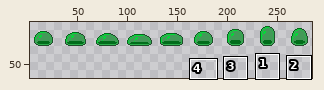
File history of a sprite sheet, core/assets/characters/images/GreenSlimeSS.png. Above: a wide view before the commit, with the close-up outlined.
Close-up. Old version:
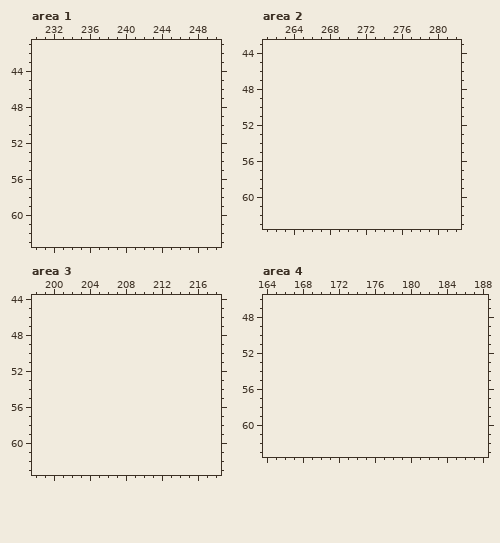
The file is 288x32 pixels. Shown: area 1: x 230..250, y 41..63; area 2: x 261..282, y 43..63; area 3: x 198..218, y 44..63; area 4: x 164..188, y 46..63. The old version is drawn lined up with the new one, on the new canvas. The wide view leaves out empty margins. The commit also changed other parts of the picture, which this record leaves out.
New version:
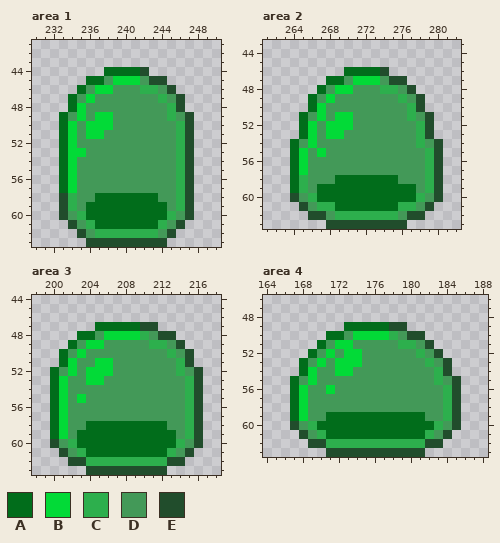
Palette (. is transparent): A #016d1b  B #02da37  C #2daf4d  D #439958  E #214d2c
The exact change:
canvas 288x32 -> 288x64
--- area 1
@@ x 230..250 @@
 43 .....................
-44 .....................
-45 .....................
-46 .....................
-47 .....................
-48 .....................
-49 .....................
-50 .....................
-51 .....................
-52 .....................
-53 .....................
-54 .....................
-55 .....................
-56 .....................
-57 .....................
-58 .....................
-59 .....................
-60 .....................
-61 .....................
-62 .....................
-63 .....................
+44 ........AAAAE........
+45 ......AADBBBDEE......
+46 .....ADBBDDDCCDE.....
+47 ....ADBDDDDDDDCDE....
+48 ....ABDDDDDDDDDCE....
+49 ...ADBDBBDDDDDDCDE...
+50 ...ABDBBBDDDDDDDCE...
+51 ...ABDBBDDDDDDDDCE...
+52 ...ABDDDDDDDDDDDCE...
+53 ...ABBDDDDDDDDDDCE...
+54 ...ABDDDDDDDDDDDCE...
+55 ...ABDDDDDDDDDDDCE...
+56 ...ABDDDDDDDDDDDCE...
+57 ...ABDDDDDDDDDDDCE...
+58 ...ECDDAAAAAAADDCE...
+59 ...ECDAAAAAAAAADCE...
+60 ...EDCAAAAAAAAACDE...
+61 ....EDCAAAAAAACDE....
+62 .....EDCCCCCCCDE.....
+63 ......EEEEEEEEE......
--- area 2
@@ x 261..282 @@
 45 ......................
-46 ......................
-47 ......................
-48 ......................
-49 ......................
-50 ......................
-51 ......................
-52 ......................
-53 ......................
-54 ......................
-55 ......................
-56 ......................
-57 ......................
-58 ......................
-59 ......................
-60 ......................
-61 ......................
-62 ......................
-63 ......................
+46 .........AAAAE........
+47 .......AADBBBDEE......
+48 ......ADBBDDDCCDE.....
+49 .....ADBDDDDDDDCDE....
+50 .....ABDDDDDDDDDCE....
+51 ....ADBDBBDDDDDDCDE...
+52 ....ABDBBBDDDDDDDCE...
+53 ....ABDBBDDDDDDDDCE...
+54 ...ADBDDDDDDDDDDDCDE..
+55 ...ABDBDDDDDDDDDDDCE..
+56 ...ABDDDDDDDDDDDDDCE..
+57 ...ABDDDDDDDDDDDDDCE..
+58 ...ACDDDAAAAAAADDDCE..
+59 ...ACDAAAAAAAAAAADCE..
+60 ...EDCAAAAAAAAAAACDE..
+61 ....EDCCAAAAAAACCDE...
+62 .....EEDCCCCCCCDEE....
+63 .......EEEEEEEEE......
--- area 3
@@ x 198..218 @@
 46 .....................
-47 .....................
-48 .....................
-49 .....................
-50 .....................
-51 .....................
-52 .....................
-53 .....................
-54 .....................
-55 .....................
-56 .....................
-57 .....................
-58 .....................
-59 .....................
-60 .....................
-61 .....................
-62 .....................
-63 .....................
+47 .......AAAAAEE.......
+48 .....AADBBBBCDEE.....
+49 ....ADBBDDDDDCCDE....
+50 ...ADBDDDDDDDDDCDE...
+51 ...ABDDBBDDDDDDDCE...
+52 ..ADBDBBBDDDDDDDCDE..
+53 ..ABDDBBDDDDDDDDDCE..
+54 ..ABDDDDDDDDDDDDDCE..
+55 ..ABDBDDDDDDDDDDDCE..
+56 ..ABDDDDDDDDDDDDDCE..
+57 ..ABDDDDDDDDDDDDDCE..
+58 ..ABDDAAAAAAAAADDCE..
+59 ..ABDAAAAAAAAAAADCE..
+60 ..EDCAAAAAAAAAAACDE..
+61 ...EDCAAAAAAAAACDE...
+62 ....EECCCCCCCCCEE....
+63 ......EEEEEEEEE......
--- area 4
@@ x 164..188 @@
 48 .........................
-49 .........................
-50 .........................
-51 .........................
-52 .........................
-53 .........................
-54 .........................
-55 .........................
-56 .........................
-57 .........................
-58 .........................
-59 .........................
-60 .........................
-61 .........................
-62 .........................
-63 .........................
+49 .........AAAAAEE.........
+50 .......AADBBBBCDEE.......
+51 ......ADBBDDDDDCCDE......
+52 .....ADBDBBDDDDDDCDE.....
+53 ....ADBDBBBDDDDDDDCDE....
+54 ....ABDDBBDDDDDDDDDCE....
+55 ...ADBDDDDDDDDDDDDDCDE...
+56 ...ABDDBDDDDDDDDDDDDCE...
+57 ...ABDDDDDDDDDDDDDDDCE...
+58 ...ABDDDDDDDDDDDDDDDCE...
+59 ...ABDDAAAAAAAAAAADDCE...
+60 ...EDCAAAAAAAAAAAAACDE...
+61 ....EDCAAAAAAAAAAACDE....
+62 .....EECCCCCCCCCCCEE.....
+63 .......EEEEEEEEEEE.......
Where, in picture pixels (left, top, right, bottom), the same in both close-ups:
added: (59, 67, 194, 247)
added: (290, 67, 443, 229)
added: (50, 322, 203, 475)
added: (290, 322, 461, 457)
